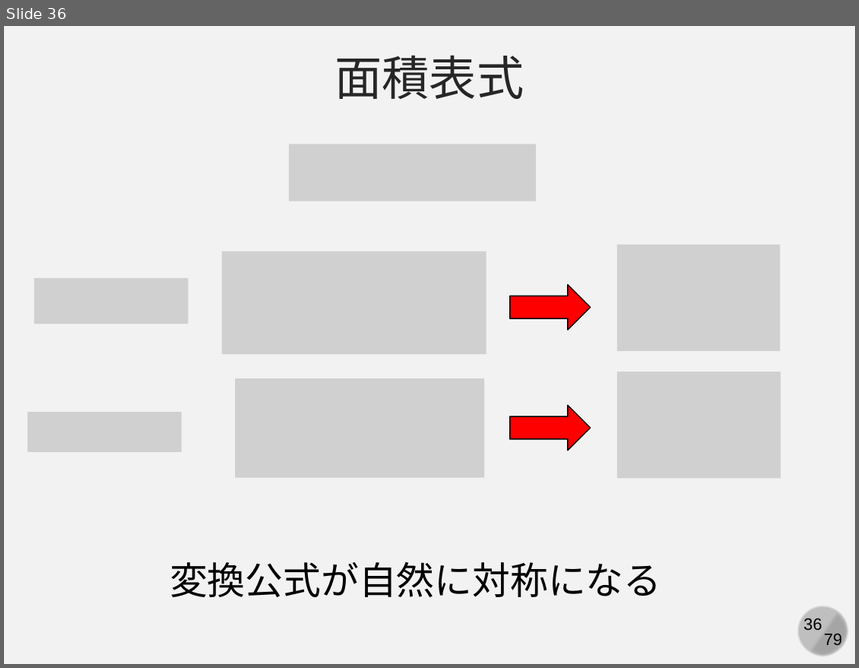
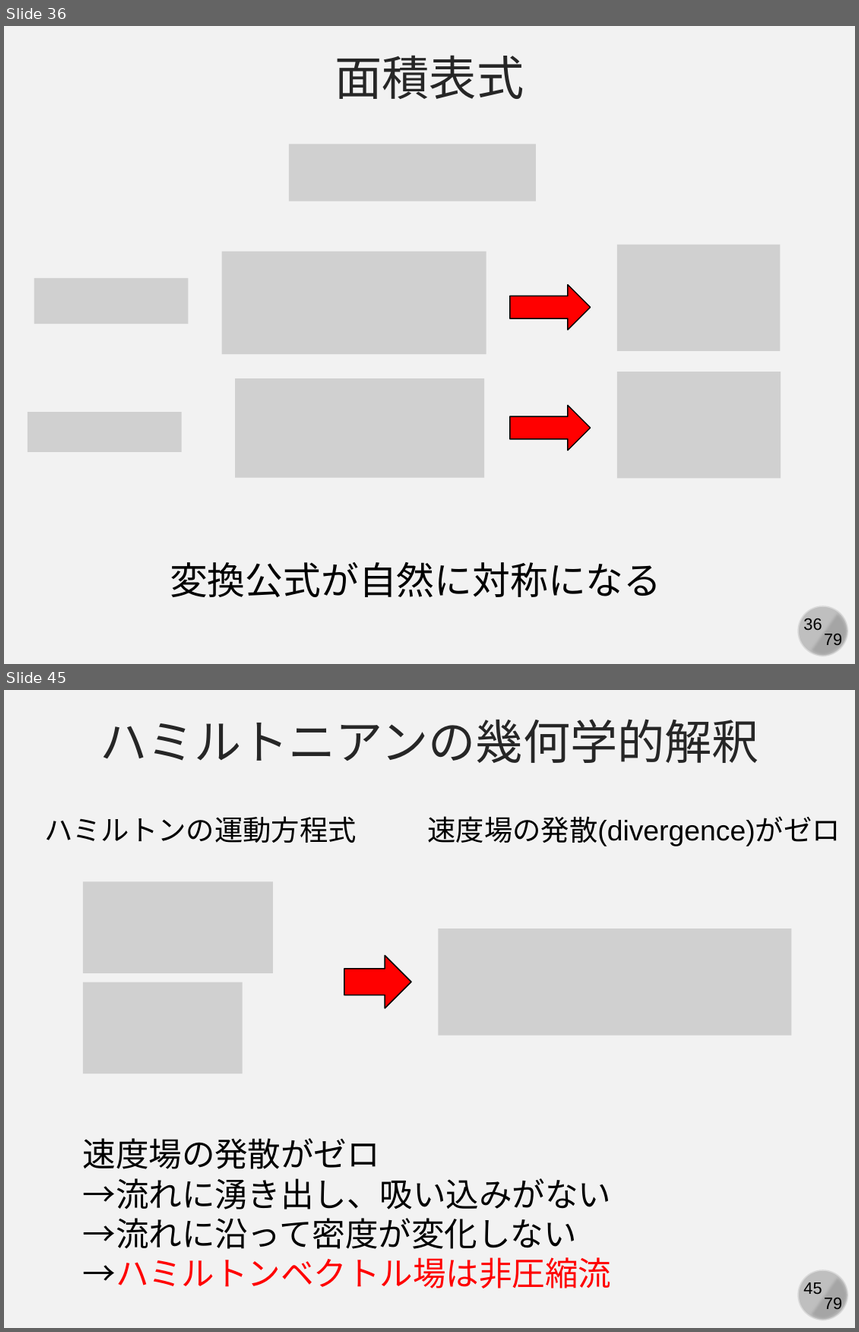
Before and after one commit to kaityo256/simulation_engineering, a slide deck: 05_md_basic/simulation05.pptx. Shown one above the other, each under a label of ours: slide 36 before the commit, slides 36 and 45 after it; the slides between them are not shown. The pictures are 859x668 and 859x1332 pixels, drawn with LibreOffice and Linux fonts; fonts in the diff are those of the drawing; grey boxes stand for pictures. Boxes give left, top, right and bottom in pixels: in the first picture for what was removed or moved away, otherwise in the second. Text is boxed around its words. In the diff, an @@ line names an element or a change of style, - is before the commit and + after.

```diff
--- a/05_md_basic/simulation05.pptx
+++ b/05_md_basic/simulation05.pptx
@@ slide 45 added at box(4, 690, 855, 1328), background #F2F2F2; not listed: 4 template elements that a slide beside it also shows @@
@@ text added at box(100, 719, 759, 763), 40 pt, text #262626 @@
+ハミルトニアンの幾何学的解釈
@@ text added at box(44, 816, 357, 843), 24 pt, text #000000 @@
+ハミルトンの運動方程式
@@ text added at box(427, 816, 841, 847), 24 pt, text #000000 @@
+速度場の発散(divergence)がゼロ
@@ picture added at box(83, 882, 273, 973) @@
@@ picture added at box(438, 929, 791, 1036) @@
@@ right arrow added at box(344, 955, 411, 1008), fill #FF0000, outline #000000 1 pt @@
@@ picture added at box(83, 983, 243, 1075) @@
@@ text added at box(83, 1138, 612, 1289), 28 pt, text #000000 @@
+速度場の発散がゼロ
+→流れに湧き出し、吸い込みがない
+→流れに沿って密度が変化しない
+→ハミルトンベクトル場は非圧縮流
```
Also in this commit, not shown: 1 slide changed, 7 other slides added.
